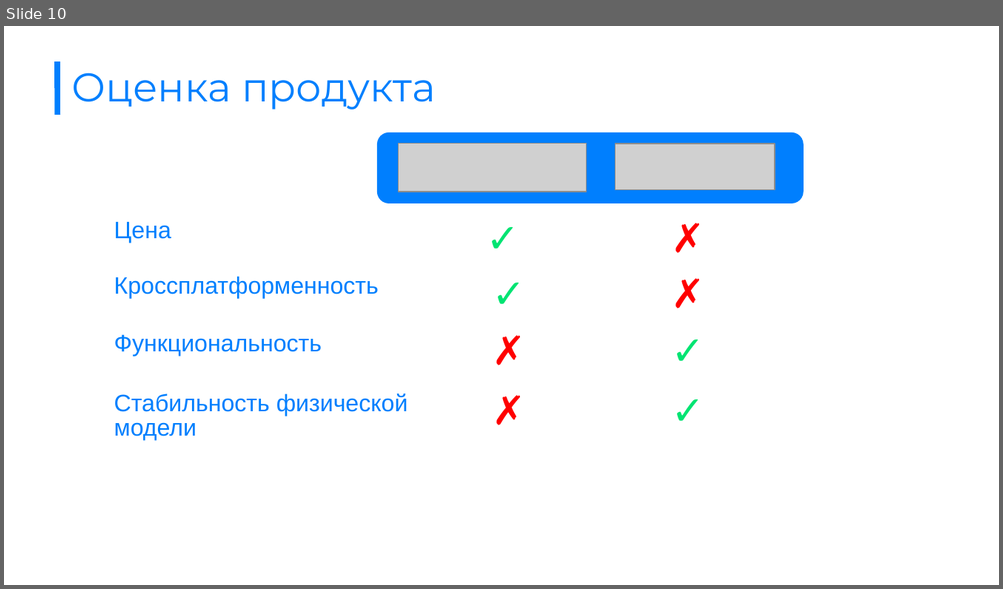
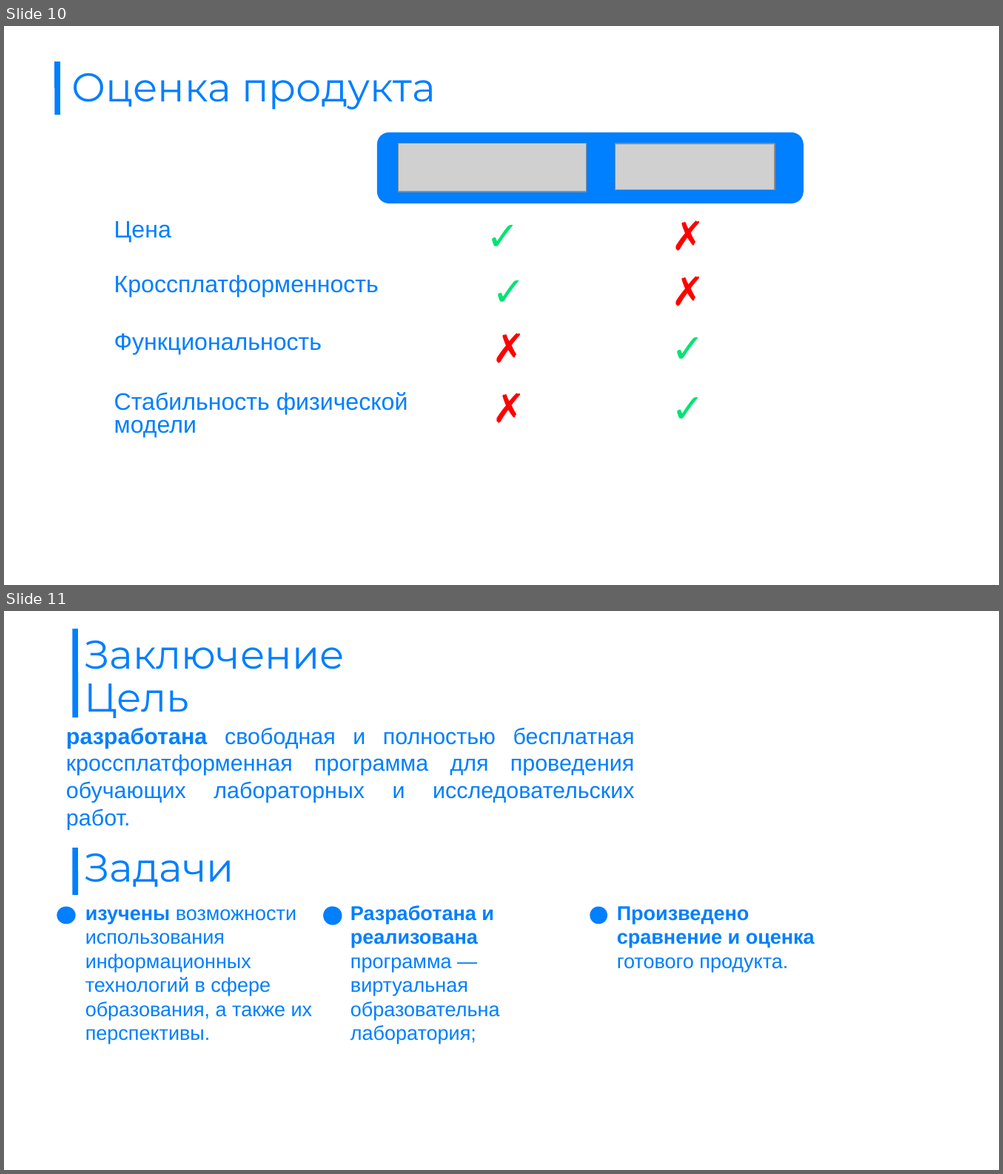
Before and after one commit to BendySonic/lampotory, a slide deck: documentation/22_01/Презентация (сложный-97).ppt. Shown one above the other, each under a label of ours: slide 10 before the commit, slides 10 and 11 after it. The pictures are 1003x589 and 1003x1174 pixels, drawn with LibreOffice and Linux fonts; fonts in the diff are those of the drawing; grey boxes stand for pictures; background and template pictures are left out. Boxes give left, top, right and bottom in pixels: in the first picture for what was removed or moved away, otherwise in the second. Text is boxed around its words. In the diff, an @@ line names an element or a change of style, - is before the commit and + after.

```diff
--- a/documentation/22_01/Презентация (сложный-97).ppt
+++ b/documentation/22_01/Презентация (сложный-97).ppt
@@ slide 11 added at (4, 611, 999, 1170), background picture (left out) @@
@@ line added from (75, 629) to (75, 718), #007FFE 4.51 pt @@
@@ text added at (84, 640, 344, 669), 32 pt, text #007FFE @@
+Заключение
@@ text added at (84, 684, 189, 718), 32 pt, text #007FFE @@
+Цель
@@ text added at (66, 727, 634, 829), 18 pt, text #007FFE @@
+разработана свободная и полностью бесплатная кроссплатформенная программа для проведения обучающих лабораторных и исследовательских работ.
@@ line added from (75, 849) to (75, 895), #007FFE 4.51 pt @@
@@ text added at (84, 853, 234, 887), 32 pt, text #007FFE @@
+Задачи
@@ ellipse added at (57, 907, 75, 923), fill #007FFE, outline #007FFE 0.74 pt @@
@@ text added at (85, 909, 313, 1044), 16 pt, text #007FFE @@
+изучены возможности использования информационных технологий в сфере образования, а также их перспективы.
@@ ellipse added at (324, 907, 341, 925), fill #007FFE, outline #007FFE 0.74 pt @@
@@ ellipse added at (324, 907, 340, 923), fill #007FFE, outline #007FFE 0.74 pt @@
@@ text added at (350, 906, 500, 1044), 16 pt, text #007FFE @@
+Разработана и реализована программа — виртуальная образовательна лаборатория;
@@ ellipse added at (591, 907, 607, 923), fill #007FFE, outline #007FFE 0.74 pt @@
@@ text added at (617, 906, 814, 972), 16 pt, text #007FFE, bold @@
+Произведено сравнение и оценка готового продукта.
@@ slide 10 changed as well @@
@@ table at (111, 141, 751, 462) @@
@@ line spacing 0.93 to 0.87 @@
@@ borders changed @@
```
Also in this commit, not shown: 3 other slides changed, 1 slide removed, 3 other files.
